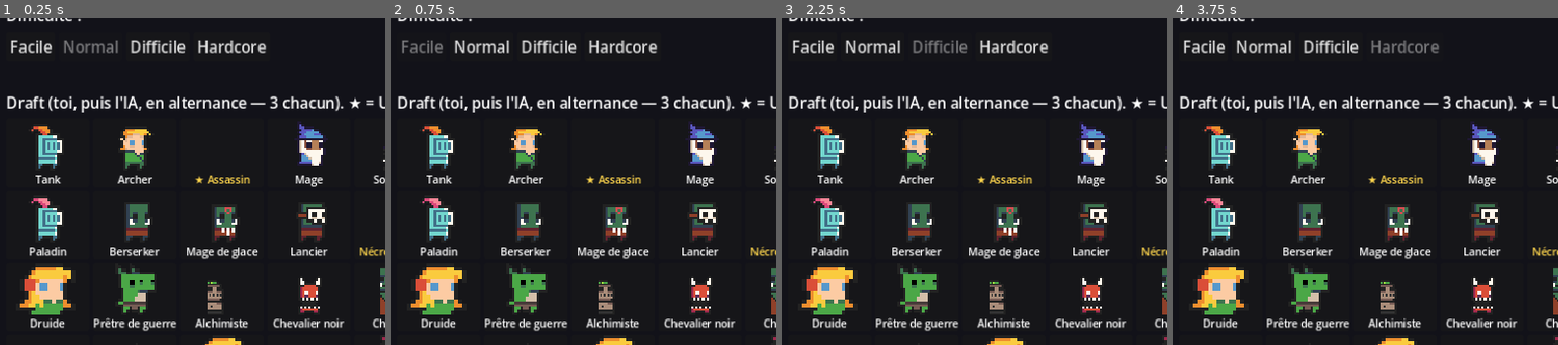
Above: before the commit, frames 1-4 (left to right).
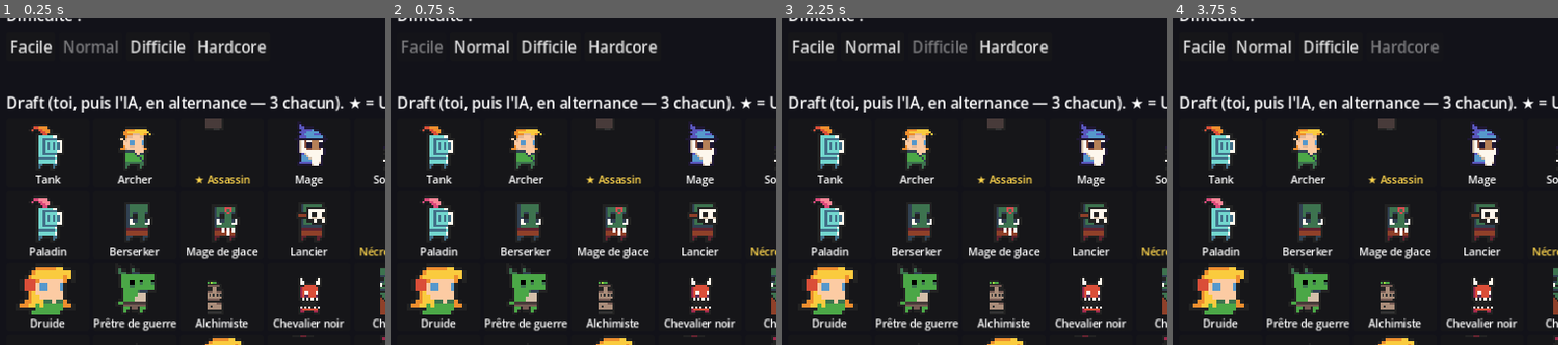
Above: after the commit, the same moments.

Repository: bodji27200-web/mon-jeux-video-
Game: Godot game, scene res://TeamSelect.tscn
Two runs of this game, one before a commit and one after it. Both use one fixed random seed, a clock stepped at 60 frames per second and the inputs below.
Inputs:
- Up to frame 1 (0.25 s): no input
- Up to frame 2 (0.75 s): click "Facile" at 0.5 s
- Up to frame 3 (2.25 s): click "Normal" at 1.25 s; click "Difficile" at 2 s
- Up to frame 4 (3.75 s): click "Normal" at 2.75 s; click "Hardcore" at 3.5 s
The pictures show only the part of the screen within x 0-50%, y 10-60%; the shares and areas given below are measured in that part.

The runs differ from the first frame. In frame 1, 0.1% of the frame differs, in the area x 53-80%, y 30-98%; in frame 2, 0.1%; in frame 3, 0.1%; in frame 4, 0.1%.

Commit message:
Ajoute sprites assassin et barde (zones héros inutilisées du tileset)
Co-Authored-By: Claude Sonnet 4.6 <noreply@anthropic.com>

Diff:
--- a/Unit.gd
+++ b/Unit.gd
@@ -23,7 +23,7 @@
 	"archere":         Rect2(128, 16, 16, 16),   # elf_f
 	"mage":            Rect2(128, 170, 16, 22),  # wizzard_m
 	"soigneur":        Rect2(128, 132, 16, 28),  # wizzard_f
-	# assassin : fallback vectoriel (sprite trouvé = mauvais perso, wrong atlas)
+	"assassin":        Rect2(128, 299, 16, 24),  # hero (zone après alchimiste)
 	"duelliste":       Rect2(128, 205, 16, 19),  # lizard_f
 	"berserker":       Rect2(368, 204, 16, 20),  # orc_warrior
 	"lancier":         Rect2(368, 172, 16, 20),  # masked_orc
@@ -36,7 +36,7 @@
 	"chasseur":        Rect2(128, 325, 16, 26),  # guerrier vert = rôle chasseur/rôdeur
 	"pretreguerrier":  Rect2(128, 237, 16, 19),  # lizard_m
 	"invocateur":      Rect2(16, 364, 32, 36),   # big_demon
-	# barde : fallback vectoriel (sprite trouvé = tête partielle, wrong atlas)
+	"barde":           Rect2(128, 351, 16, 24),  # hero (zone après chasseur)
 	"squelette_guerrier": Rect2(368, 80, 16, 16),  # skelet
 	"squelette_archer":   Rect2(368, 80, 16, 16),  # skelet
 	"golem_pierre":    Rect2(16, 320, 32, 32),   # ogre
